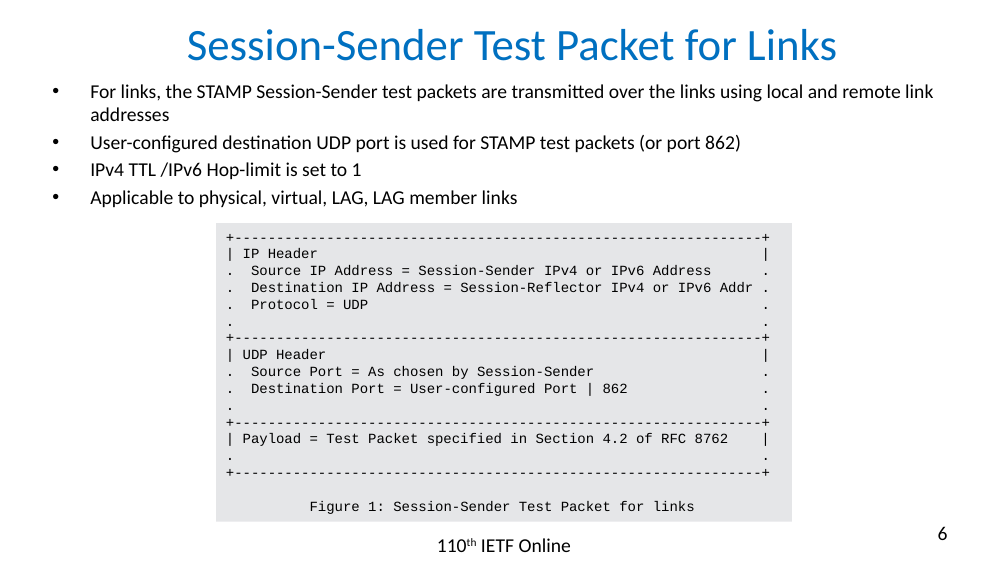
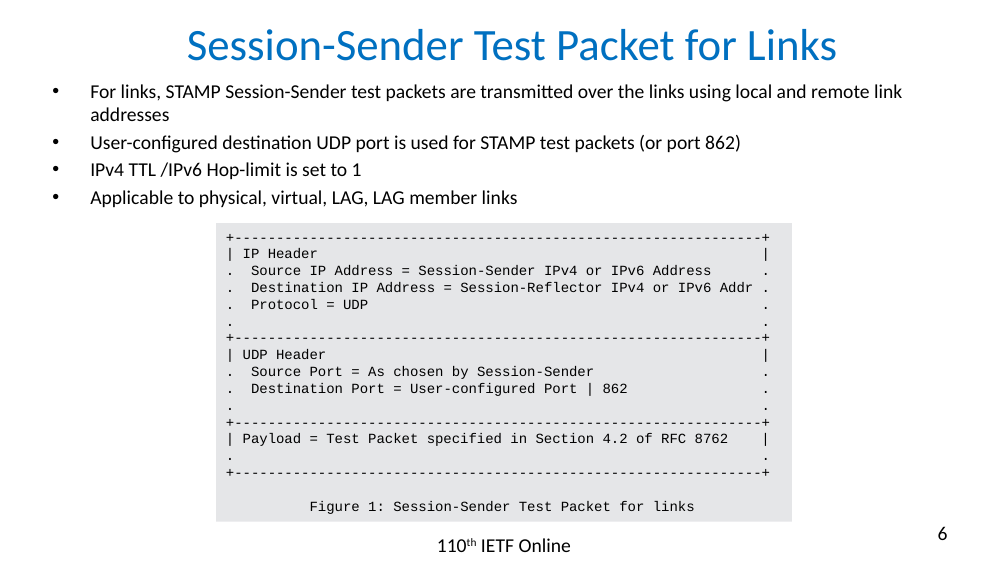
Before and after one commit to rakgandhi/ietf-slides, a slide deck: slide 6 of draft-gandhi-spring-stamp-srpm-05.pptx. Drawn at 1008x567 pixels with LibreOffice and Linux fonts; fonts in the diff are those of the drawing. Boxes give left, top, right and bottom in pixels: in the first picture for what was removed or moved away, otherwise in the second. Text is boxed around its words. In the diff, an @@ line names an element or a change of style, - is before the commit and + after.

```diff
--- a/draft-gandhi-spring-stamp-srpm-05.pptx
+++ b/draft-gandhi-spring-stamp-srpm-05.pptx
@@ text at (90, 84, 902, 121): text changed @@
-• For links, the STAMP Session-Sender test packets are transmitted over the links using local and remote link addresses
+• For links, STAMP Session-Sender test packets are transmitted over the links using local and remote link addresses
```
Also in this commit, not shown: 4 other slides changed, 1 other file.
